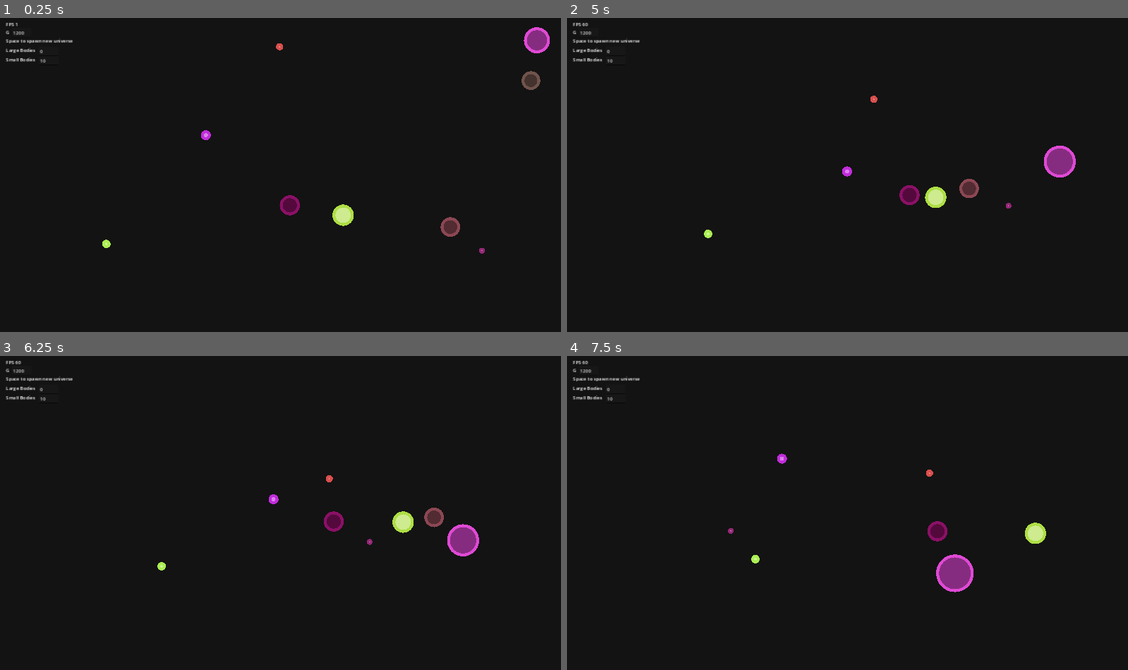
Above: before the commit, frames 1-4 (two rows, left to right).
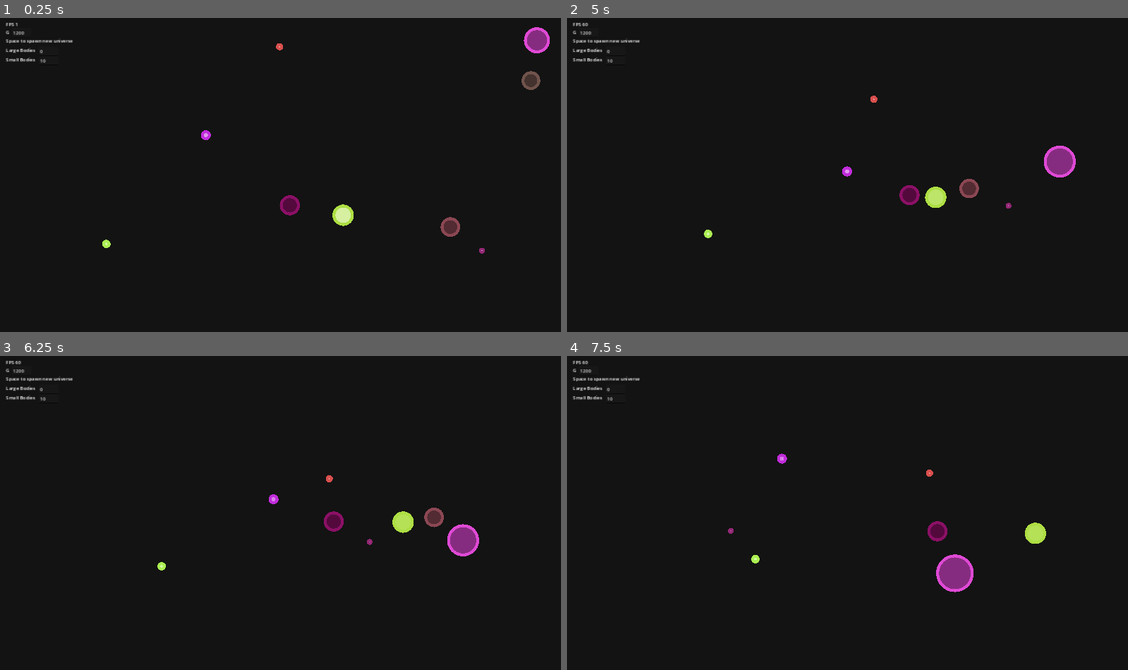
Above: after the commit, the same moments.

Repository: rp282/Gravity2D
Game: Godot game, scene res://god.tscn
Same seed, same stepped clock (60 frames per second), same inputs: the game is played once before the commit and once after it.
Inputs:
- Up to frame 1 (0.25 s): no input
- Up to frame 2 (5 s): no input
- Up to frame 3 (6.25 s): no input
- Up to frame 4 (7.5 s): no input

The runs differ from the first frame. In frame 2, 0.1% of the frame differs, in the area x 64-68%, y 54-60%; in frame 3, 0.1%; in frame 4, 0.1%, in the area x 29-85%, y 53-59%.

Commit message:
[Gameplay]
Elastic (bouncing) bodies now have health. When elastic bodies are collided with, their health is decremented. This appears as their center becoming closer to their border color. Once their health has depleted they convert to mergeable.

Diff:
--- a/massive_body.gd
+++ b/massive_body.gd
@@ -10,6 +10,7 @@
 var type : God.BodyTypes
 var velocity : Vector2
 var universe : Universe
+var health = 5
 
 func _ready():
     add_to_group("bodies")
@@ -34,6 +35,14 @@
         if new_position.distance_to(other_body.position) < radius + other_body.radius: # Collision detected
             # if one of bodies is collider type
             if type == God.BodyTypes.elastic || other_body.type == God.BodyTypes.elastic:
+                if type == God.BodyTypes.elastic:
+                    health -= 1
+                    if health <= 0:
+                        type = God.BodyTypes.mergeable
+                if other_body.type == God.BodyTypes.elastic:
+                    other_body.health -= 1
+                    if other_body.health <= 0:
+                        other_body.type = God.BodyTypes.mergeable
                 # Colliding adjust velocities
                 var new_velocities = calculate_resulting_collision_velocities(self, other_body)
                 velocity = new_velocities[0]
@@ -76,7 +85,7 @@
     draw_circle(Vector2(0,0), radius, color)
     match type:
         God.BodyTypes.elastic:
-            draw_circle(Vector2(0,0), max(2, radius - 10), color.lightened(0.4))
+            draw_circle(Vector2(0,0), max(2, radius - 10), color.lightened(health * 0.1))
         God.BodyTypes.mergeable:
             draw_circle(Vector2(0,0), max(2, radius - 10), color.darkened(0.4))
 
